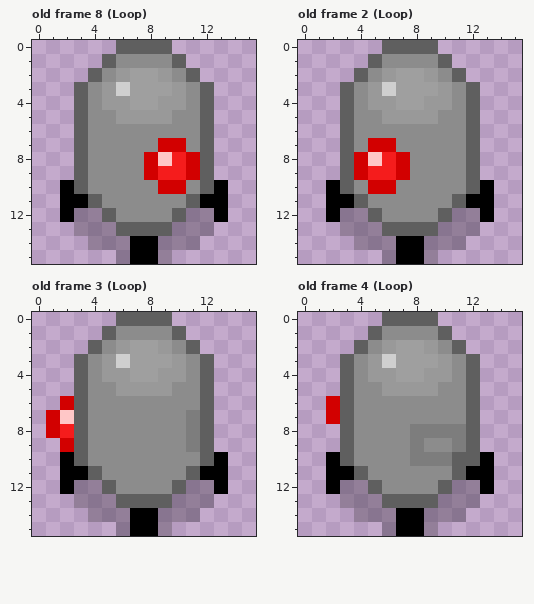
File history of a pixel-art file, resources/art/laser_turret3.aseprite. The picture above was drawn from the file before the commit.
16x16 pixels, 8 frames. Colours within 5 levels of each other are drawn and written as one. Shown: old frame 8 (Loop), old frame 2 (Loop), old frame 3 (Loop), old frame 4 (Loop). The commit also changed other frames, which this record leaves out.
The same view after the edit:
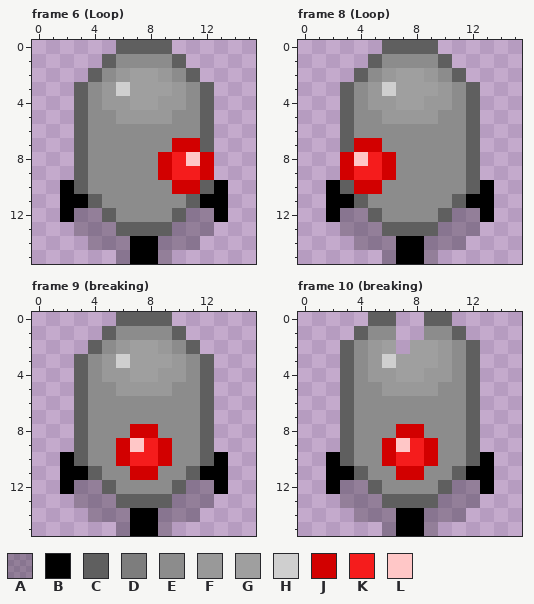
Palette (. is transparent): A #00000040  B #000000  C #5f5f5f  D #7d7d7d  E #8c8c8c  F #999999  G #9f9f9f  H #cfcfcf  J #d20000  K #f51c1c  L #ffc7c7
A new or re-ordered frame is compared with the old frame closest to it.
Author's note on the commit: making laser turret rotation sprites work
What changed:
{"change": "frames 8 -> 13"}
{"where": "frame 6 (Loop) is new; against old frame 8 (Loop), layer \"Layer 1\""}
{"frame":6,"y":7,"x":9,"old":"J","new":"E"}
{"frame":6,"y":7,"x":11,"old":"E","new":"J"}
{"frame":6,"y":8,"x":8,"old":"JL","new":"EJ"}
{"frame":6,"y":8,"x":11,"old":"JC","new":"LJ"}
{"frame":6,"y":9,"x":8,"old":"JK","new":"EJ"}
{"frame":6,"y":9,"x":11,"old":"JC","new":"KJ"}
{"frame":6,"y":10,"x":9,"old":"J","new":"E"}
{"frame":6,"y":10,"x":11,"old":"E","new":"J"}
{"where": "frame 8 (Loop) against old frame 2 (Loop), layer \"Layer 1\""}
{"frame":8,"y":7,"x":4,"old":"E","new":"J"}
{"frame":8,"y":7,"x":6,"old":"J","new":"E"}
{"frame":8,"y":8,"x":3,"old":"CJLKJ","new":"JLKJE"}
{"frame":8,"y":9,"x":3,"old":"CJ","new":"JK"}
{"frame":8,"y":9,"x":6,"old":"KJ","new":"JE"}
{"frame":8,"y":10,"x":4,"old":"E","new":"J"}
{"frame":8,"y":10,"x":6,"old":"J","new":"E"}
{"where": "frame 9 (breaking) against old frame 3 (Loop), layer \"Layer 1\""}
{"frame":9,"y":6,"x":2,"old":"J","new":"."}
{"frame":9,"y":7,"x":1,"old":"JL","new":".."}
{"frame":9,"y":7,"x":11,"old":"D","new":"E"}
{"frame":9,"y":8,"x":1,"old":"JK","new":".."}
{"frame":9,"y":8,"x":7,"old":"EE","new":"JJ"}
{"frame":9,"y":8,"x":11,"old":"D","new":"E"}
{"frame":9,"y":9,"x":2,"old":"J","new":"."}
{"frame":9,"y":9,"x":6,"old":"EEEE","new":"JLKJ"}
{"frame":9,"y":9,"x":11,"old":"D","new":"E"}
{"frame":9,"y":10,"x":6,"old":"EEEE","new":"JKKJ"}
{"frame":9,"y":11,"x":7,"old":"EE","new":"JJ"}
{"where": "frame 10 (breaking) against old frame 4 (Loop), layer \"Layer 1\""}
{"frame":10,"y":0,"x":5,"old":".","new":"C"}
{"frame":10,"y":0,"x":7,"old":"CC","new":".."}
{"frame":10,"y":0,"x":10,"old":".","new":"C"}
{"frame":10,"y":1,"x":4,"old":".C","new":"CE"}
{"frame":10,"y":1,"x":7,"old":"EE","new":".."}
{"frame":10,"y":1,"x":10,"old":"C.","new":"EC"}
{"frame":10,"y":2,"x":3,"old":".CEFG","new":"CEFG."}
{"frame":10,"y":2,"x":9,"old":"FEC.","new":"GFEC"}
{"frame":10,"y":6,"x":2,"old":"J","new":"."}
{"frame":10,"y":7,"x":2,"old":"J","new":"."}
{"frame":10,"y":8,"x":7,"old":"EDDDD","new":"JJEEE"}
{"frame":10,"y":9,"x":6,"old":"EEDE","new":"JLKJ"}
{"frame":10,"y":9,"x":11,"old":"D","new":"E"}
{"frame":10,"y":10,"x":6,"old":"EEDDDC","new":"JKKJEE"}
{"frame":10,"y":11,"x":7,"old":"EE","new":"JJ"}
